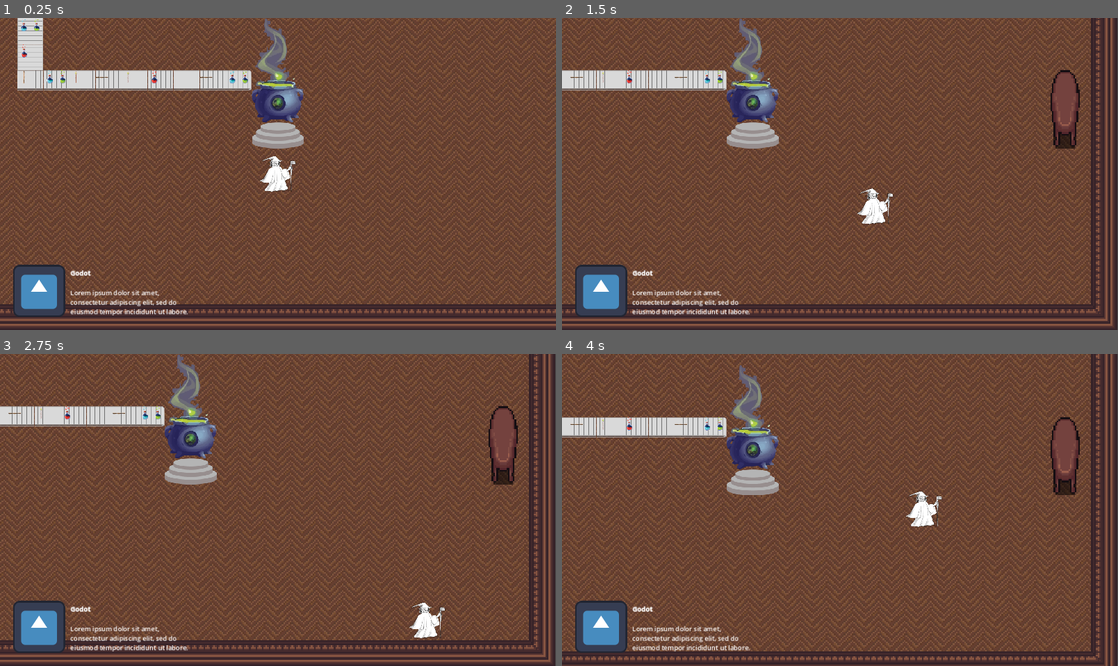
Above: before the commit, frames 1-4 (two rows, left to right).
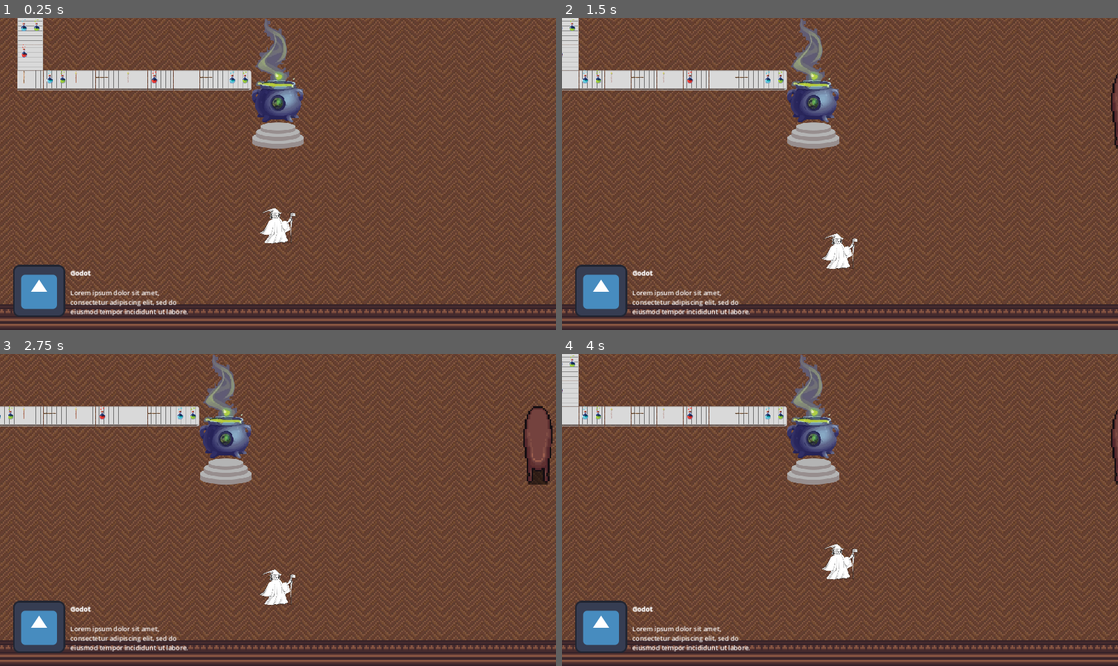
Above: after the commit, the same moments.

Repository: DataScienceAlliance-DSA/RDS-Game
Game: Godot game, scene res://tile_map.tscn
Two runs of this game, one before a commit and one after it. Both use one fixed random seed, a clock stepped at 60 frames per second and the inputs below. The engine's default icon, where the game draws it, is replaced by a stand-in: a white triangle on a blue panel in a dark square.
Inputs:
- Up to frame 1 (0.25 s): no input
- Up to frame 2 (1.5 s): tap Enter at 0.5 s; hold Right (right) 0.53-1.28 s; hold Down (down) from 1.28 s (still down)
- Up to frame 3 (2.75 s): release Down (down) at 2.03 s; hold Right (right) from 2.03 s (still down)
- Up to frame 4 (4 s): release Right (right) at 2.78 s; hold W (up) 2.78-3.53 s; hold A (left) from 3.53 s (still down)

The runs differ from the first frame. In frame 1, 0.8% of the frame differs, in the area x 46-54%, y 44-73%; in frame 2, 40%; in frame 3, 40%; in frame 4, 44%, in the area x 0-100%, y 0-100%.

Commit message:
Grid-based movement

Diff:
--- a/rds_game_fall24/main_character.gd
+++ b/rds_game_fall24/main_character.gd
@@ -1,30 +1,18 @@
 extends CharacterBody2D
 
+var currPos = [960, 1024]
 
-# Movement variables
-var speed := 400  # Adjust this to control how fast the character moves
-var move_direction := Vector2.ZERO  # This will store the direction of movement
+func _input(event):
+	if event.is_action_pressed("right"):
+		currPos[0] += 64
 
-func _process(_delta):
-	# Reset the move_direction
-	move_direction = Vector2.ZERO
+	elif event.is_action_pressed("left"):
+		currPos[0] -= 64
 
-	# Check for input and adjust the move_direction accordingly
-	if Input.is_action_pressed("right"):
-		move_direction.x += 1
-	if Input.is_action_pressed("left"):
-		move_direction.x -= 1
-	if Input.is_action_pressed("down"):
-		move_direction.y += 1
-	if Input.is_action_pressed("up"):
-		move_direction.y -= 1
+	elif event.is_action_pressed("up"):
+		currPos[1] -= 64
 
-	# Normalize the move_direction vector to prevent faster diagonal movement
-	if move_direction.length() > 0:
-		move_direction = move_direction.normalized()
+	elif event.is_action_pressed("down"):
+		currPos[1] += 64
 
-	# Apply movement by setting the velocity property of CharacterBody2D
-	velocity = move_direction * speed
-
-	# Move the character based on the velocity
-	move_and_slide()
+	self.position = Vector2(currPos[0], currPos[1])
--- a/rds_game_fall24/tile_map.tscn
+++ b/rds_game_fall24/tile_map.tscn
@@ -1755,7 +1755,7 @@
 layer_5/tile_data = PackedInt32Array()
 
 [node name="Player" parent="." instance=ExtResource("16_0o7eq")]
-position = Vector2(960, 896)
+position = Vector2(960, 1024)
 
 [node name="Fox" type="CharacterBody2D" parent="."]
 visible = false
